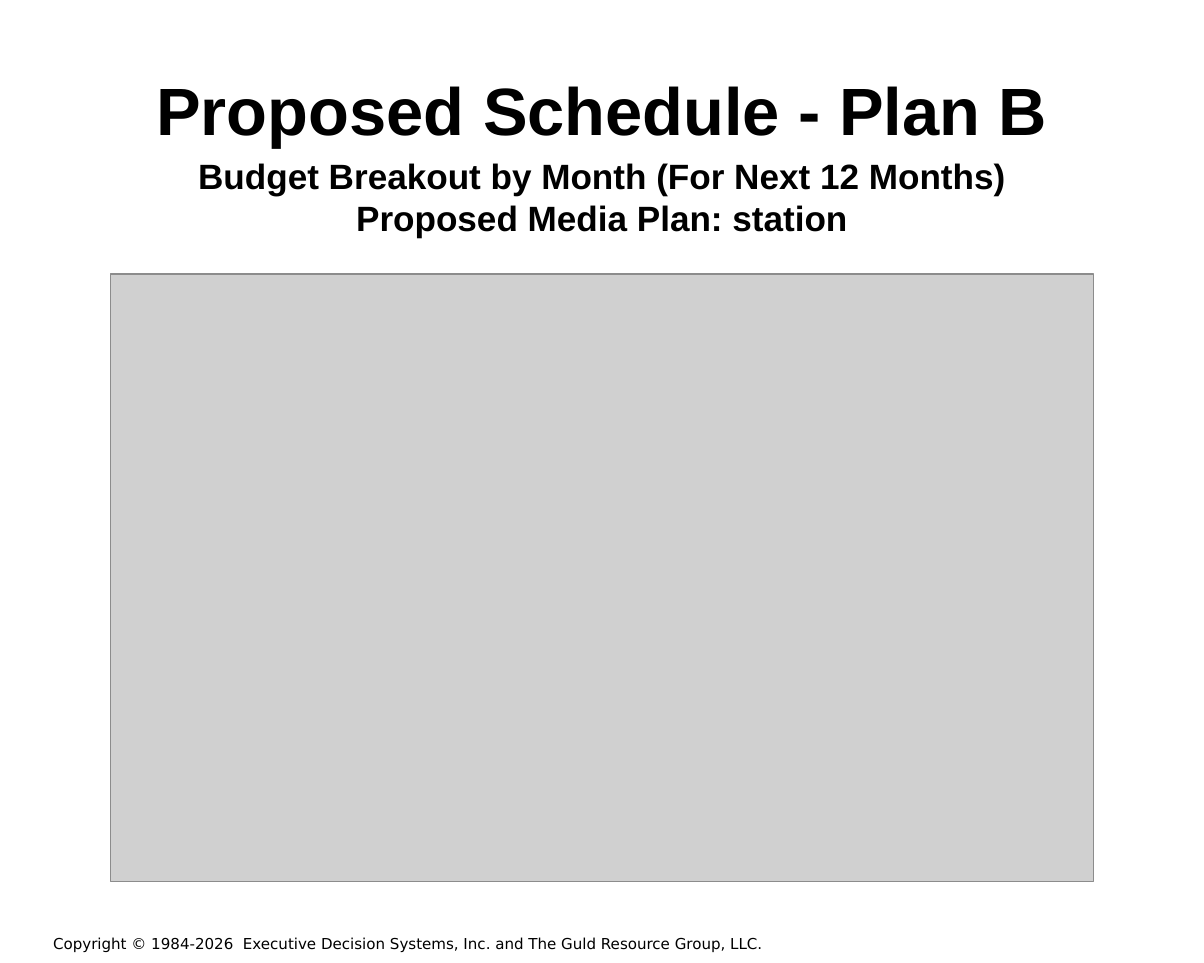
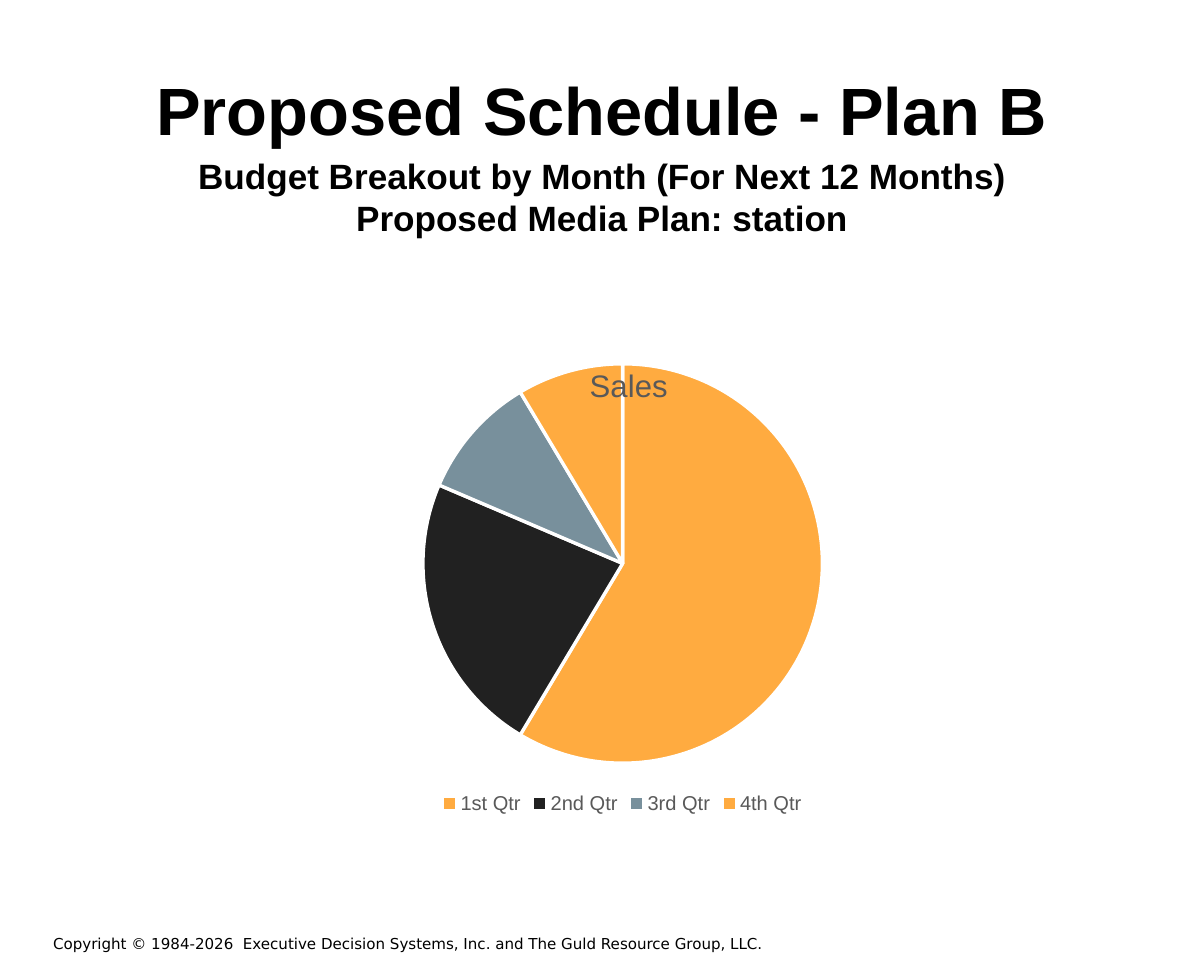
Before and after one commit to hintonandrew510/wizardfrontend, a slide deck: slide 27 of mavenprojectSCR/src/main/resources/powerpointtemplate/tv.pptx. Drawn at 1204x963 pixels with LibreOffice and Linux fonts; fonts in the diff are those of the drawing; grey boxes stand for pictures; background and template pictures are left out. Boxes give left, top, right and bottom in pixels: in the first picture for what was removed or moved away, otherwise in the second. Text is boxed around its words. In the diff, an @@ line names an element or a change of style, - is before the commit and + after.

```diff
--- a/mavenprojectSCR/src/main/resources/powerpointtemplate/tv.pptx
+++ b/mavenprojectSCR/src/main/resources/powerpointtemplate/tv.pptx
@@ picture removed at box(111, 275, 1093, 883) @@
@@ pie chart added at box(130, 276, 1116, 819) @@
+title "Sales"
+categories: 1st Qtr, 2nd Qtr, 3rd Qtr, 4th Qtr
+Sales: 59, 23, 10, 9
```
Also in this commit, not shown: 7 other files.
